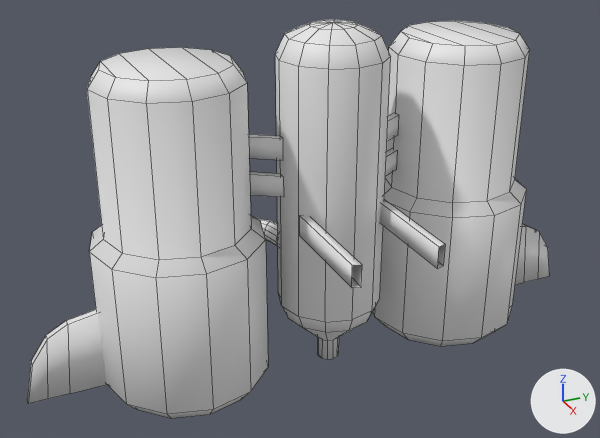
The Blender file Tools/Models/Items/jetpack.blend: old version first, new version second.
Rendered twice from a 50 mm lens placed at (43.9, -31.6, 61.3), pointed at (-17.6, -3.9, 30.5). Arrows for +X, +Y and +Z are at lower right; the lights stay in place. Mesh edges are drawn as thin lines. Materials are left out; every surface is plain grey.

The older version as bpy lines, for what is in view:
```python
me_tube = bpy.data.meshes.new('Tube')
me_tube.from_pydata(...)  # 645 vertices, 596 faces; spans x -35.0..-6.9, y -34.1..24.1, z 14.0..47.4
me_tube.polygons.foreach_set('use_smooth', [True] * 596)
# before: 341 (-17.5, -9.4, 31.2) at pixel (299, 215), 342 (-17.5, -9.4, 29.2) at pixel (299, 235), 343 (-7.1, -9.5, 29.2) at pixel (351, 287), 344 (-7.1, -9.5, 31.2) at pixel (352, 265), 345 (-17.3, -8.6, 31.2)
# before: 346 (-17.3, -8.6, 29.2), 347 (-6.9, -8.7, 29.2) at pixel (361, 287), 348 (-6.9, -8.7, 31.2) at pixel (362, 264)
# before: 349 (-7.1, -1.6, 31.2) at pixel (438, 246), 350 (-7.1, -1.6, 29.2) at pixel (437, 268), 351 (-17.4, -1.5, 29.2), 352 (-17.4, -1.5, 31.2), 353 (-7.3, -0.8, 31.2) at pixel (445, 244)
# before: 354 (-7.3, -0.8, 29.2) at pixel (443, 265), 355 (-17.6, -0.7, 29.2), 356 (-17.6, -0.7, 31.2) at pixel (384, 199)
ob_tube = bpy.data.objects.new('Tube', me_tube)
ob_tube.location = (0.0, 5.31, -0.25)
```
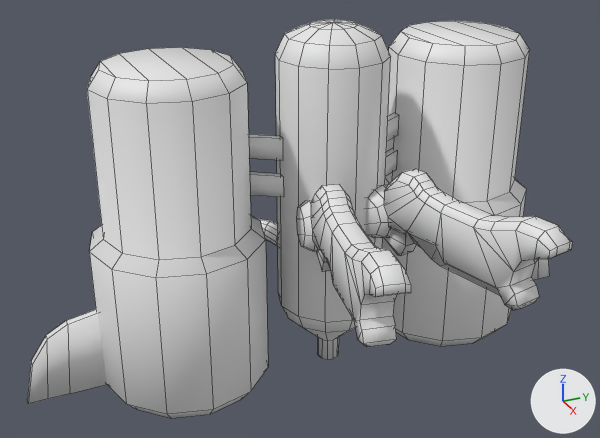
Diff of the bpy script that builds the scene:
```diff
--- a/Tools/Models/Items/jetpack.blend.py
+++ b/Tools/Models/Items/jetpack.blend.py
@@ me_tube @@
 # used by ob_tube; location = (0.0, 5.31, -0.25)
 # verts and faces of me_tube; kept vertices keep their numbers, new ones are numbered from 645
-me_tube.from_pydata(...)  # 645 vertices, 596 faces; spans x -35.0..-6.9, y -34.1..24.1, z 14.0..47.4
+me_tube.from_pydata(...)  # 949 vertices, 910 faces; spans x -35.0..3.6, y -34.1..24.1, z 14.0..47.4
+# me_tube part 1: a new loose piece of 120 vertices spanning x -14.7..3.4, y -2.9..3.0, z 28.0..36.2
+# me_tube part 2: a new loose piece of 120 vertices spanning x -14.5..3.6, y -13.2..-7.4, z 28.0..36.2
+# me_tube part 3: a new loose piece of 40 vertices spanning x -18.1..-13.1, y -4.1..0.1, z 28.4..33.6
+# me_tube part 4: a new loose piece of 40 vertices spanning x -17.9..-12.9, y -10.4..-6.1, z 28.4..33.6
+# me_tube part 5
+delete_vertices([*range(341, 349)])  # with the faces that use them
+# me_tube part 6
+delete_vertices([*range(349, 357)])  # with the faces that use them
```

Location of each change, (x1, y1, x2, y2) in pixels of the pictures (600 x 438 px):
'Tube', reshaped
    before: (27, 20, 549, 418)
    after: (27, 20, 572, 418)
part 1 of me_tube, added
    after: (384, 169, 572, 310)
part 2 of me_tube, added
    after: (311, 184, 411, 347)
part 3 of me_tube, added
    after: (365, 185, 392, 238)
part 4 of me_tube, added
    after: (296, 199, 318, 251)
part 5 of me_tube, deleted
    before: (299, 215, 362, 288)
part 6 of me_tube, deleted
    before: (380, 199, 445, 268)
